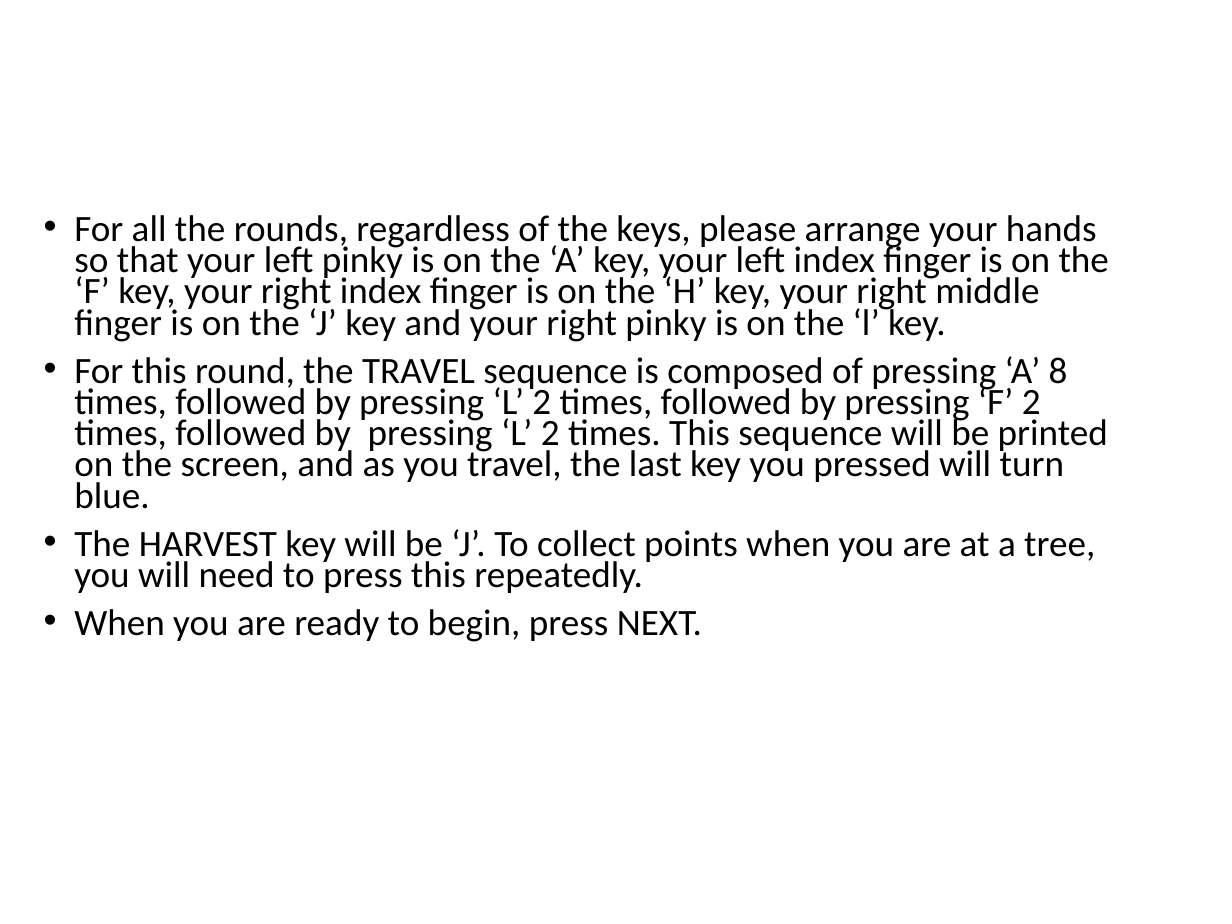
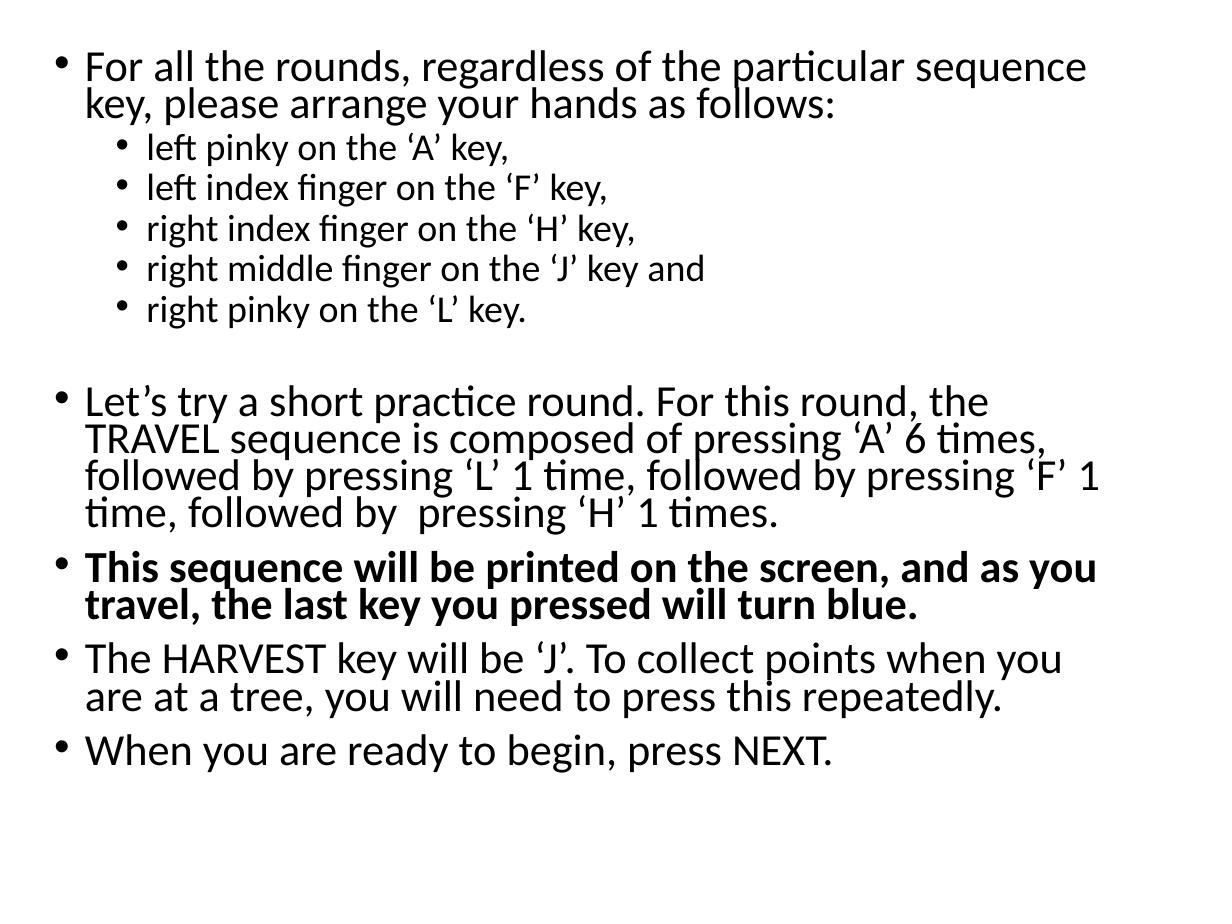
Before and after one commit to evanrussek/forage_jsp, a slide deck: slide 6 of public/ver_2/Stimuli/forage_instructions.pptx. Drawn at 1232x924 pixels with LibreOffice and Linux fonts; fonts in the diff are those of the drawing. Boxes give left, top, right and bottom in pixels: in the first picture for what was removed or moved away, otherwise in the second. Text is boxed around its words. In the diff, an @@ line names an element or a change of style, - is before the commit and + after.

```diff
--- a/public/ver_2/Stimuli/forage_instructions.pptx
+++ b/public/ver_2/Stimuli/forage_instructions.pptx
@@ text "For all the rounds, regardless ..." moved from (x1=74, y1=215, x2=1109, y2=642) to (x1=85, y1=50, x2=1100, y2=773) @@
@@ text at (x1=85, y1=50, x2=1100, y2=626): text changed; size 21.7 to 25.9 pt @@
-• For all the rounds, regardless of the keys, please arrange your hands so that your left pinky is on the ‘A’ key, your left index finger is on the ‘F’ key, your right index finger is on the ‘H’ key, your right middle finger is on the ‘J’ key and your right pinky is on the ‘l’ key.
-• For this round, the TRAVEL sequence is composed of pressing ‘A’ 8 times, followed by pressing ‘L’ 2 times, followed by pressing ‘F’ 2 times, followed by pressing ‘L’ 2 times. This sequence will be printed on the screen, and as you travel, the last key you pressed will turn blue.
+• For all the rounds, regardless of the particular sequence key, please arrange your hands as follows:
+  • left pinky on the ‘A’ key,
+  • left index finger on the ‘F’ key,
+  • right index finger on the ‘H’ key,
+  • right middle finger on the ‘J’ key and
+  • right pinky on the ‘L’ key.
+• Let’s try a short practice round. For this round, the TRAVEL sequence is composed of pressing ‘A’ 6 times, followed by pressing ‘L’ 1 time, followed by pressing ‘F’ 1 time, followed by pressing ‘H’ 1 times.
+• This sequence will be printed on the screen, and as you travel, the last key you pressed will turn blue.
@@ text at (x1=85, y1=641, x2=1063, y2=773): size 21.7 to 25.9 pt in "The HARVEST key will be ‘J’. To ...", "When you are ready to begin, press ..." @@
```
Also in this commit, not shown: 7 other slides changed, 52 other files.
